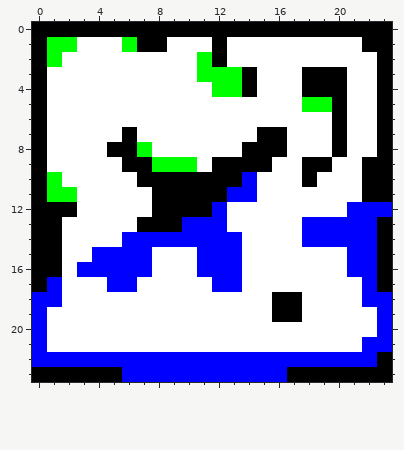
Pixel-art sprite, stored at Content/Map.png. That is the earlier state.
The file is 24x24 pixels.
After the commit:
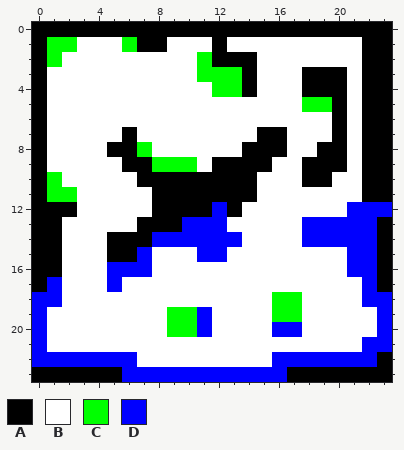
Palette (. is transparent): A #000000  B #ffffff  C #00ff00  D #0000ff
The edit:
@@ x 0..23 @@
  1 ACCBBBCAABBBABBBBBBBBBAA
- 2 ACBBBBBBBBBCABBBBBBBBBBA
- 3 ABBBBBBBBBBCCCABBBAAABBA
- 4 ABBBBBBBBBBBCCABBBAAABBA
- 5 ABBBBBBBBBBBBBBBBBCCABBA
- 6 ABBBBBBBBBBBBBBBBBBBABBA
- 7 ABBBBBABBBBBBBBAABBBABBA
- 8 ABBBBAACBBBBBBAAABBBABBA
- 9 ABBBBBAACCCBAAAABBAABBAA
-10 ACBBBBBAAAAAAADBBBABBBAA
-11 ACCBBBBBAAAAADDBBBBBBBAA
-12 AAABBBBBAAAADBBBBBBBBDDD
+ 2 ACBBBBBBBBBCAAABBBBBBBAA
+ 3 ABBBBBBBBBBCCCABBBAAABAA
+ 4 ABBBBBBBBBBBCCABBBAAABAA
+ 5 ABBBBBBBBBBBBBBBBBCCABAA
+ 6 ABBBBBBBBBBBBBBBBBBBABAA
+ 7 ABBBBBABBBBBBBBAABBBABAA
+ 8 ABBBBAACBBBBBBAAABBAABAA
+ 9 ABBBBBAACCCBAAAABBAAABAA
+10 ACBBBBBAAAAAAAABBBAABBAA
+11 ACCBBBBBAAAAAAABBBBBBBAA
+12 AAABBBBBAAAADABBBBBBBDDD
 13 AABBBBBAAADDDBBBBBDDDDDA
-14 AABBBBDDDDDDDDBBBBDDDDDA
-15 AABBDDDDBBBDDDBBBBBBBDDA
-16 AABDDDDDBBBDDDBBBBBBBDDA
-17 ADBBBDDBBBBBDDBBBBBBBBDA
-18 DDBBBBBBBBBBBBBBAABBBBDD
-19 DBBBBBBBBBBBBBBBAABBBBBD
-20 DBBBBBBBBBBBBBBBBBBBBBBD
+14 AABBBAAADDDDDDBBBBDDDDDA
+15 AABBBAADBBBDDBBBBBBBBDDA
+16 AABBBDDDBBBBBBBBBBBBBDDA
+17 ADBBBDBBBBBBBBBBBBBBBBDA
+18 DDBBBBBBBBBBBBBBCCBBBBDD
+19 DBBBBBBBBCCDBBBBCCBBBBBD
+20 DBBBBBBBBCCDBBBBDDBBBBBD
 21 DBBBBBBBBBBBBBBBBBBBBBDD
-22 DDDDDDDDDDDDDDDDDDDDDDDA
+22 DDDDDDDBBBBBBBBBDDDDDDDA
 23 AAAAAADDDDDDDDDDDAAAAAAA
Changed places in both pictures, as pixel boxes (x1, y1, x2, y2):
changed: (227, 52, 257, 67)
changed: (317, 52, 377, 187)
changed: (77, 172, 302, 367)
